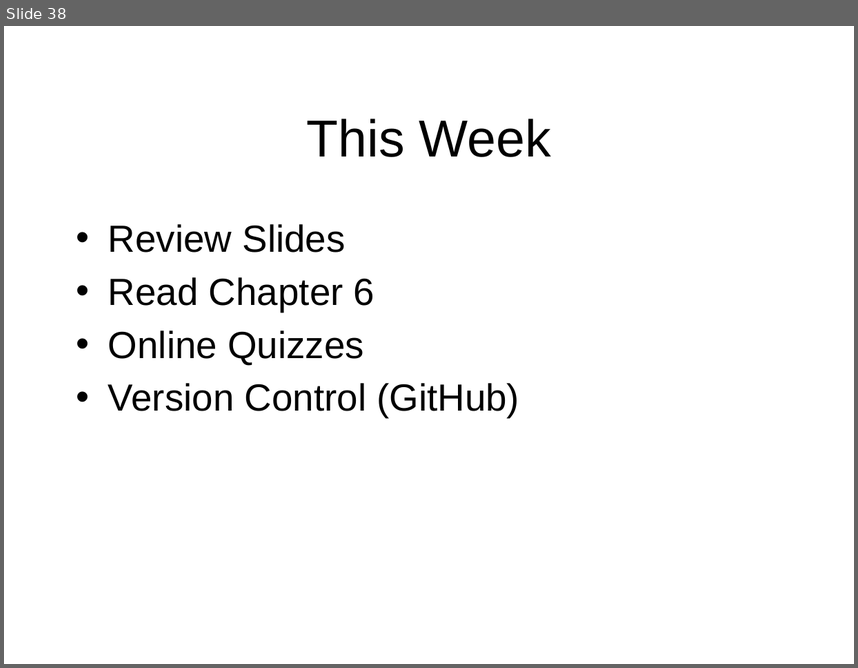
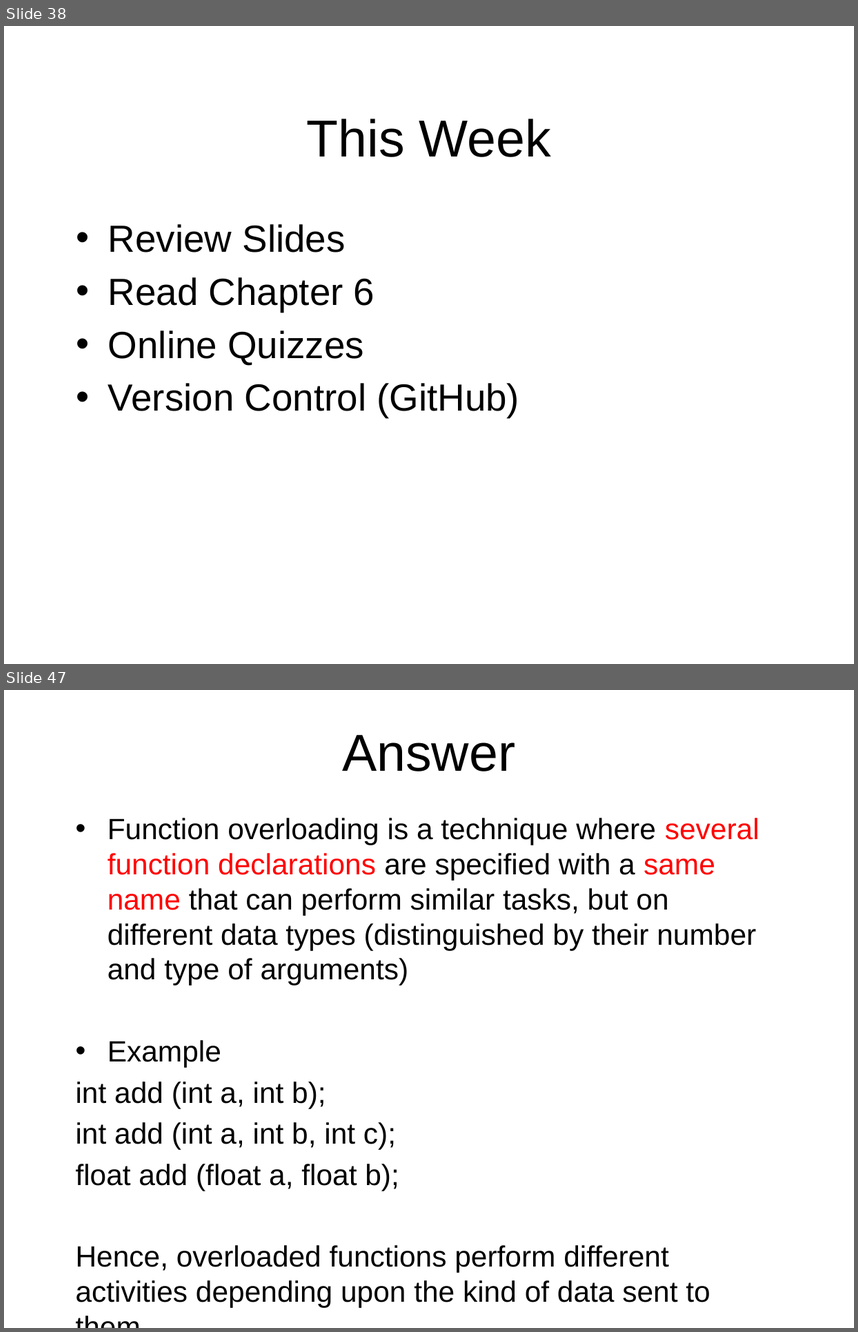
Before and after one commit to octaviordz/zjnu2017.github.io, a slide deck: OOAD/lectures/070--Notation.Part.2.pptx. Shown one above the other, each under a label of ours: slide 38 before the commit, slides 38 and 47 after it; the slides between them are not shown. The pictures are 858x668 and 858x1332 pixels, drawn with LibreOffice and Linux fonts; fonts in the diff are those of the drawing. Boxes give left, top, right and bottom in pixels: in the first picture for what was removed or moved away, otherwise in the second. Text is boxed around its words. In the diff, an @@ line names an element or a change of style, - is before the commit and + after.

```diff
--- a/OOAD/lectures/070--Notation.Part.2.pptx
+++ b/OOAD/lectures/070--Notation.Part.2.pptx
@@ slide 47 added at [4,690,854,1328], background #FFFFFF @@
@@ title added at [342,735,515,771], 44 pt, text #000000 @@
+Answer
@@ text added at [76,818,760,1307], 24.8 pt, text #000000 @@
+• Function overloading is a technique where several function declarations are specified with a same name that can perform similar tasks, but on different data types (distinguished by their number and type of arguments)
+• Example
+int add (int a, int b);
+int add (int a, int b, int c);
+float add (float a, float b);
+Hence, overloaded functions perform different activities depending upon the kind of data sent to them
```
Also in this commit, not shown: 1 slide changed, 9 other slides added.
